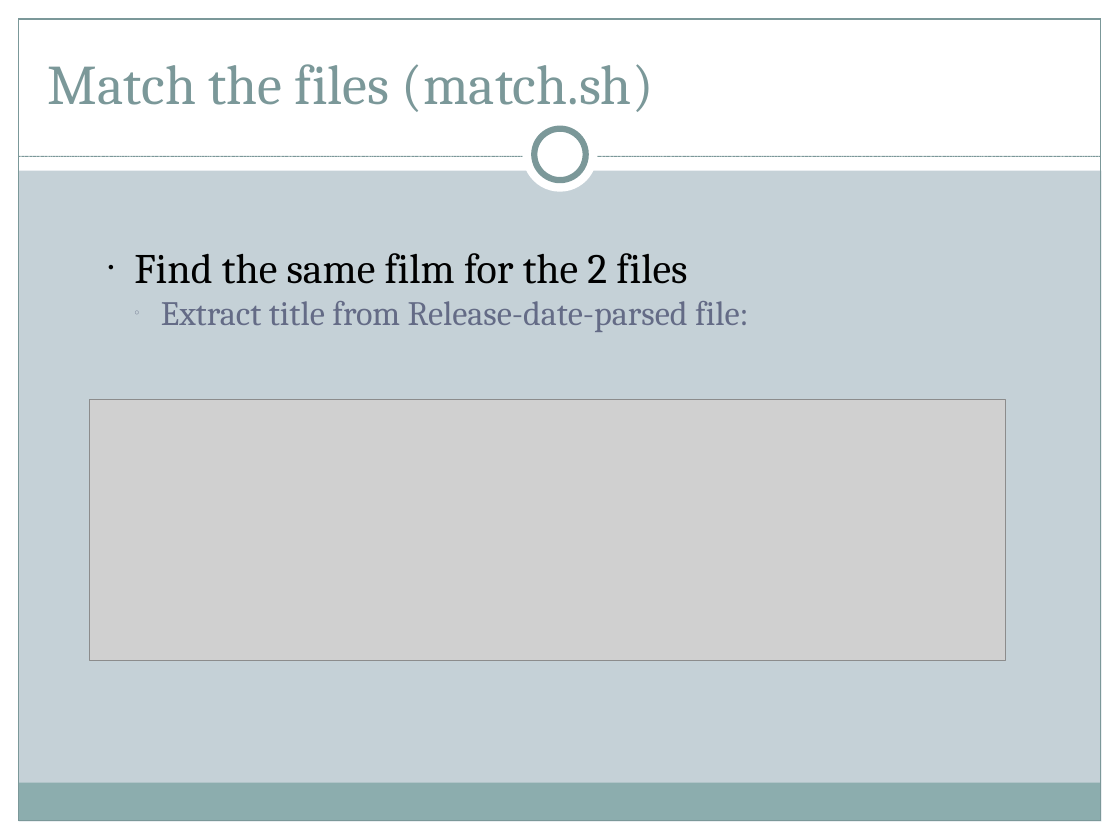
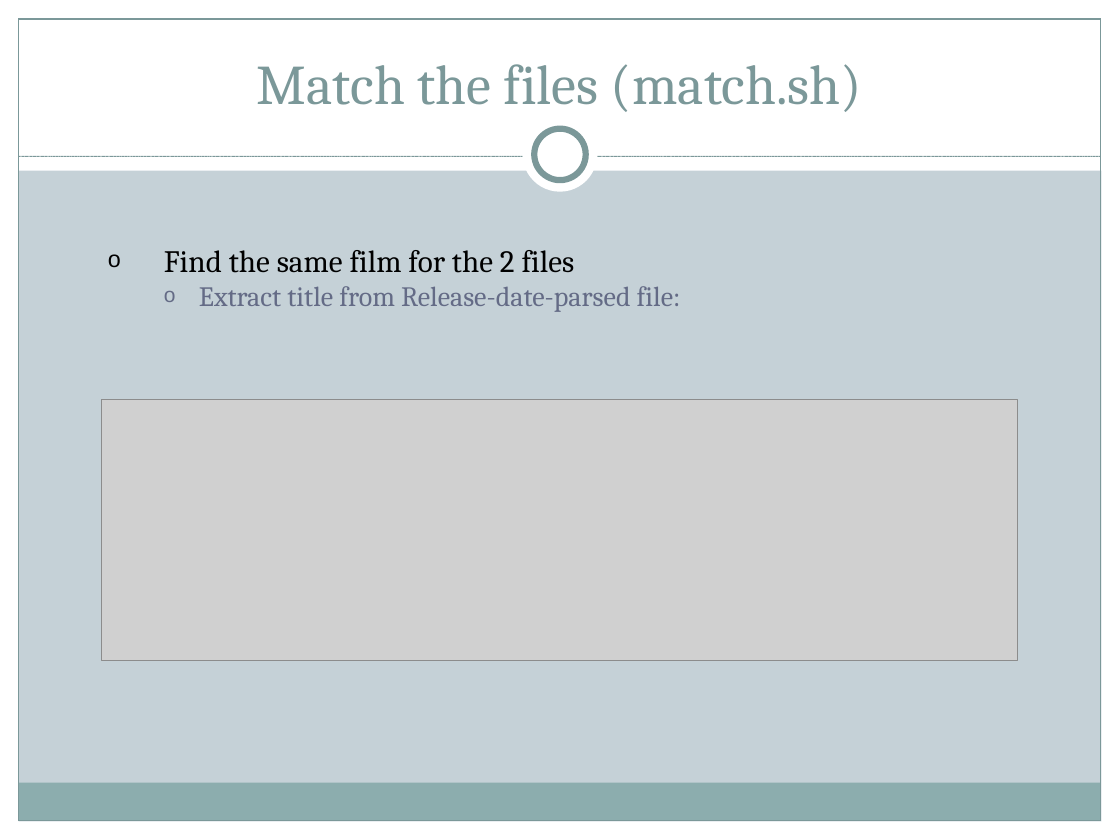
Before and after one commit to peiyunli/isepldc2014, a slide deck: slide 17 of projects/film/presentations/presentation-finale-13-06-14.pptx (slide 13 before the commit). Drawn at 1120x840 pixels with LibreOffice and Linux fonts; fonts in the diff are those of the drawing; grey boxes stand for pictures. Boxes give left, top, right and bottom in pixels: in the first picture for what was removed or moved away, otherwise in the second. Text is boxed around its words. In the diff, an @@ line names an element or a change of style, - is before the commit and + after.

```diff
--- a/projects/film/presentations/presentation-finale-13-06-14.pptx
+++ b/projects/film/presentations/presentation-finale-13-06-14.pptx
@@ text "Match the files (match.sh)" at [257,64,862,112]: alignment left to centre @@
@@ text "Find the same film for ..." at [164,250,681,312]: size 27 to 20 pt in "Find the same film for the 2 ..."; size 22 to 18 pt in "Extract title from Release-date-parsed file:"; bullet ● to o; bullet ○ to o @@
@@ picture: place and size @@
-picture at [90,400,1006,661]
+picture at [102,400,1018,661]
```
Also in this commit, not shown: 23 other slides changed, 4 slides added, 12 other files.
